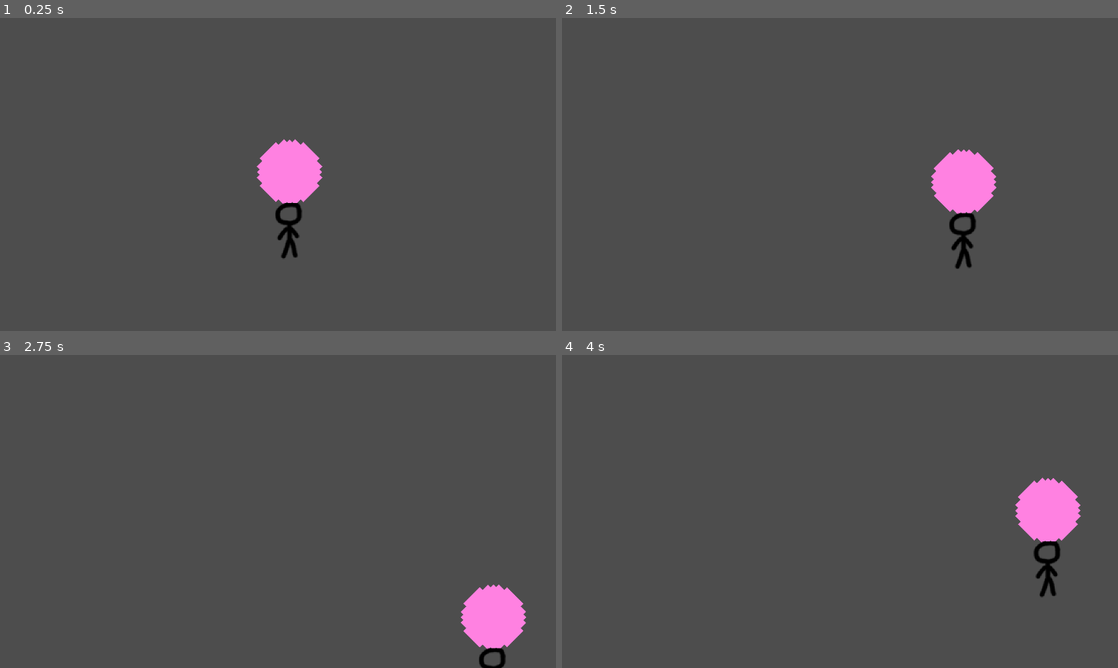
Above: before the commit, frames 1-4 (two rows, left to right).
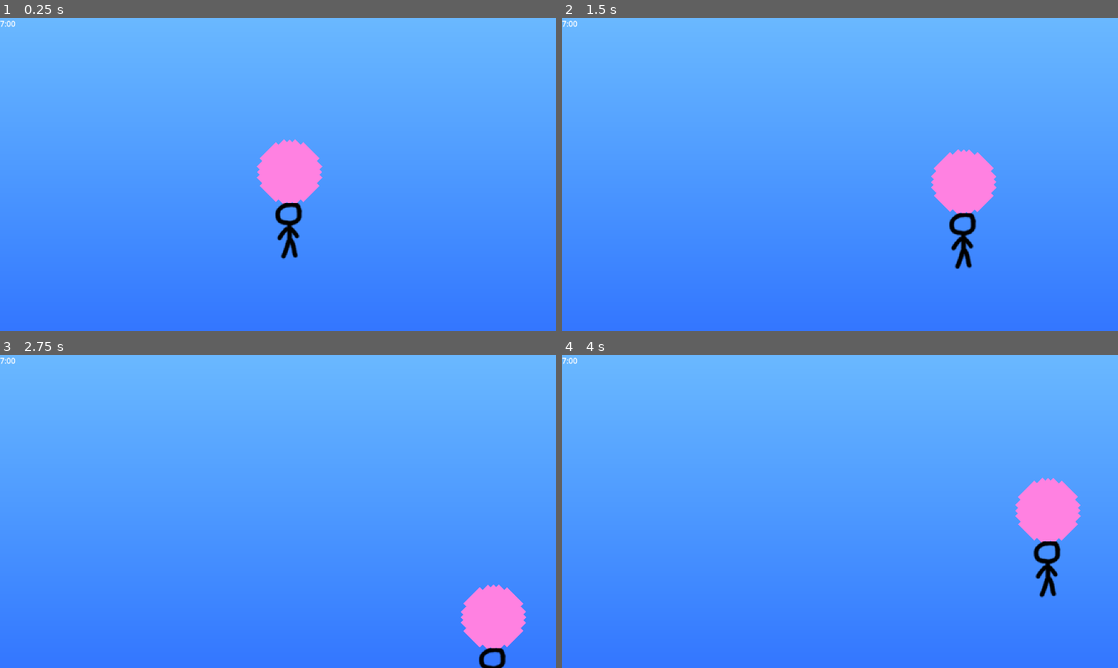
Above: after the commit, the same moments.

Repository: eagle-eye-scouter/GGJ_BubbleBlowing
Game: Godot game, scene res://src/scroll_world.tscn
The game is run twice, just before and just after one commit, with the same random seed, the same clock (stepped at 60 frames per second) and the same inputs.
Inputs:
- Up to frame 1 (0.25 s): no input
- Up to frame 2 (1.5 s): tap Enter at 0.5 s; hold D (player_right) 0.53-1.28 s; hold S (player_down) from 1.28 s (still down)
- Up to frame 3 (2.75 s): release S (player_down) at 2.03 s; hold D (player_right) from 2.03 s (still down)
- Up to frame 4 (4 s): release D (player_right) at 2.78 s; hold W (player_up) 2.78-3.53 s; hold A (player_left) from 3.53 s (still down)

The runs differ from the first frame. In frame 1, 98% of the frame differs, in the area x 0-100%, y 0-100%; in frame 2, 98%; in frame 3, 98%; in frame 4, 98%.

Commit message:
Add HUD, Background to World

Diff:
--- a/src/scroll_world.tscn
+++ b/src/scroll_world.tscn
@@ -1,7 +1,14 @@
-[gd_scene load_steps=6 format=3 uid="uid://llfd7a127fl6"]
+[gd_scene load_steps=8 format=3 uid="uid://llfd7a127fl6"]
 
 [ext_resource type="PackedScene" uid="uid://b687vbeoimm0h" path="res://src/player.tscn" id="1_2nuvo"]
 [ext_resource type="Script" path="res://src/kill_zone.gd" id="2_kroim"]
+
+[sub_resource type="Gradient" id="Gradient_p0pkq"]
+interpolation_color_space = 2
+colors = PackedColorArray(0.4182, 0.725067, 1, 1, 0.204, 0.464667, 1, 1)
+
+[sub_resource type="GradientTexture1D" id="GradientTexture1D_p6wtx"]
+gradient = SubResource("Gradient_p0pkq")
 
 [sub_resource type="RectangleShape2D" id="RectangleShape2D_qts6x"]
 size = Vector2(202, 1247.5)
@@ -12,7 +19,24 @@
 [sub_resource type="RectangleShape2D" id="RectangleShape2D_qiv8v"]
 size = Vector2(1837, 186.5)
 
-[node name="Node2D" type="Node2D"]
+[node name="World" type="Node2D"]
+
+[node name="Background" type="Control" parent="."]
+layout_mode = 3
+anchors_preset = 0
+offset_left = 1153.0
+offset_right = 1801.0
+offset_bottom = 1153.0
+rotation = 1.5708
+
+[node name="Sky" type="TextureRect" parent="Background"]
+layout_mode = 1
+anchors_preset = 15
+anchor_right = 1.0
+anchor_bottom = 1.0
+grow_horizontal = 2
+grow_vertical = 2
+texture = SubResource("GradientTexture1D_p6wtx")
 
 [node name="Player" parent="." instance=ExtResource("1_2nuvo")]
 position = Vector2(600, 441)
@@ -24,7 +48,7 @@
 shape = SubResource("RectangleShape2D_qts6x")
 
 [node name="RightWall" type="StaticBody2D" parent="."]
-position = Vector2(1254, 437)
+position = Vector2(1253, 437)
 
 [node name="CollisionShape2D" type="CollisionShape2D" parent="RightWall"]
 shape = SubResource("RectangleShape2D_qts6x")
@@ -49,3 +73,15 @@
 position = Vector2(599, 908)
 shape = SubResource("RectangleShape2D_qiv8v")
 debug_color = Color(0.7, 0, 0, 0.419608)
+
+[node name="HUD" type="Control" parent="."]
+layout_mode = 3
+anchors_preset = 0
+offset_right = 40.0
+offset_bottom = 40.0
+
+[node name="Label" type="Label" parent="HUD"]
+layout_mode = 0
+offset_right = 40.0
+offset_bottom = 23.0
+text = "7:00"
